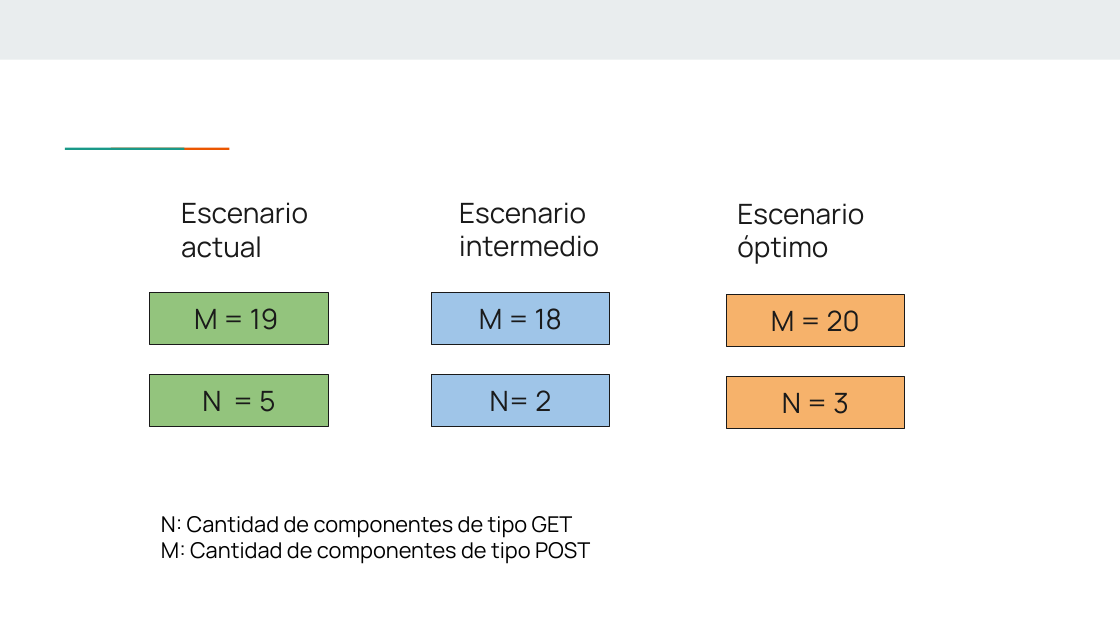
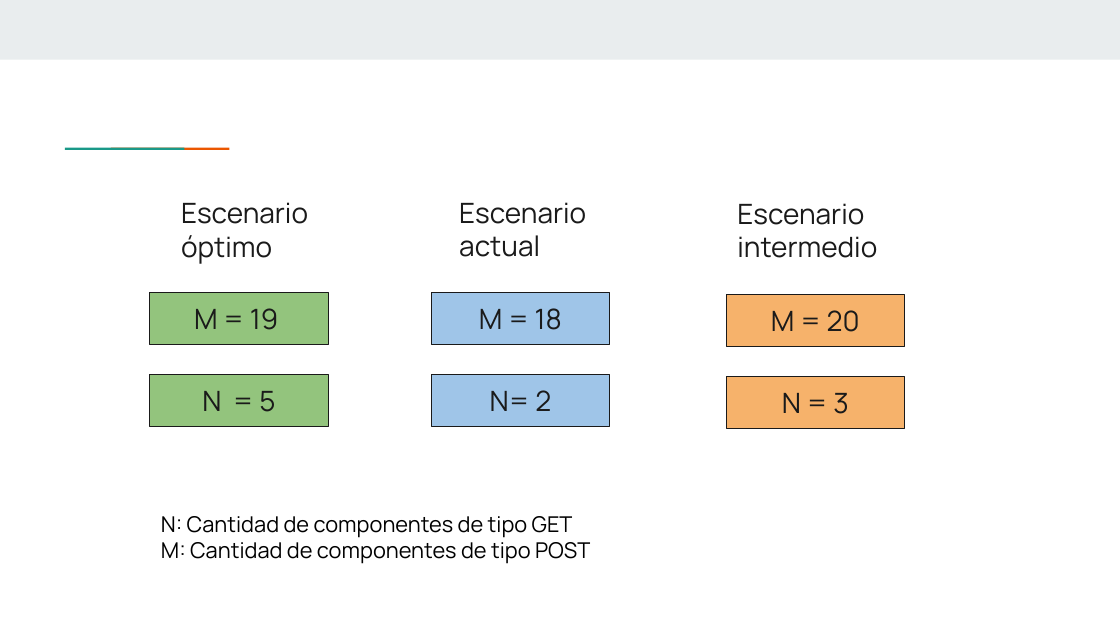
Before and after one commit to NazarethEliasNalbandian/server-requests-simulation, a slide deck: slide 12 of Simulación de Peticiones.pptx. Drawn at 1120x630 pixels with LibreOffice and Linux fonts; fonts in the diff are those of the drawing. Boxes give left, top, right and bottom in pixels: in the first picture for what was removed or moved away, otherwise in the second. Text is boxed around its words. In the diff, an @@ line names an element or a change of style, - is before the commit and + after.

Commit message:
Modifico escenarios ppt

```diff
--- a/Simulación de Peticiones.pptx
+++ b/Simulación de Peticiones.pptx
@@ text at box(181, 202, 308, 264): text changed @@
-Escenario actual
+Escenario óptimo
@@ text at box(459, 202, 586, 257): text changed @@
-Escenario intermedio
+Escenario actual
@@ text at box(737, 203, 877, 258): text changed @@
-Escenario óptimo
+Escenario intermedio
```
Also in this commit, not shown: 4 other slides changed.
